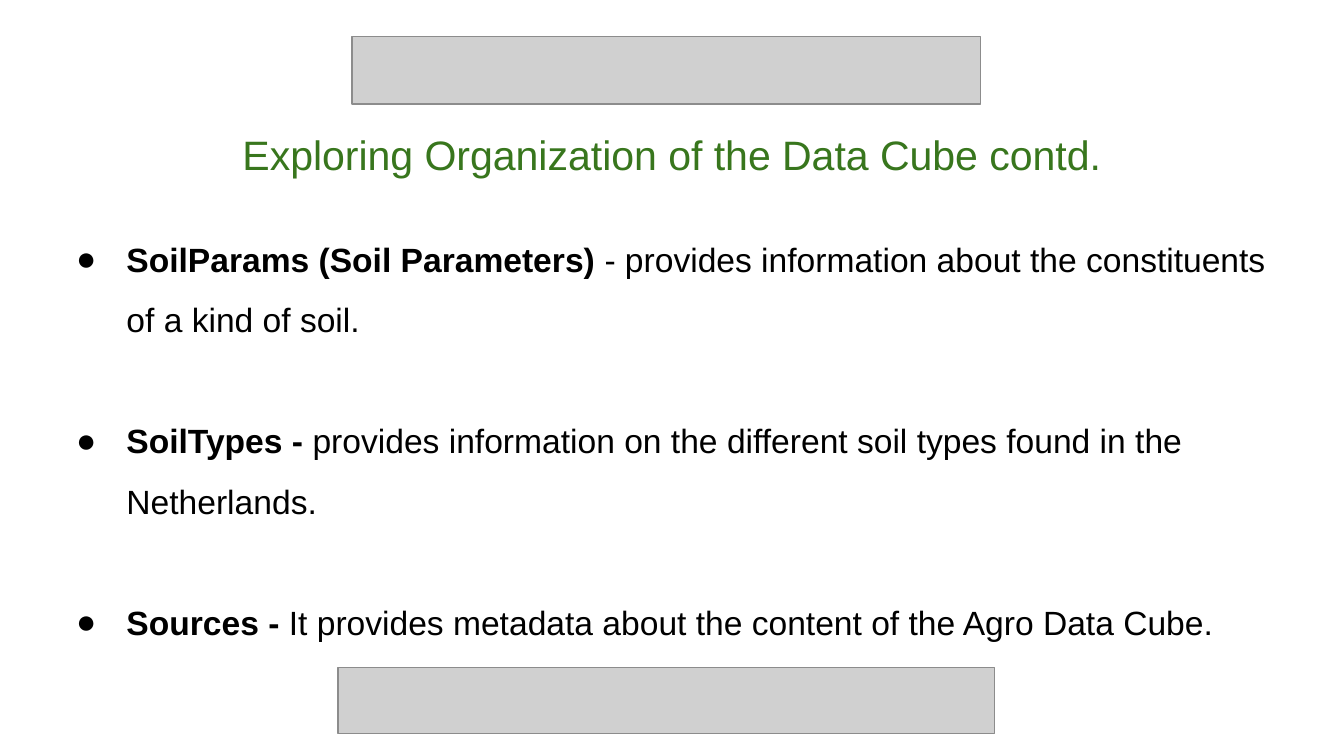
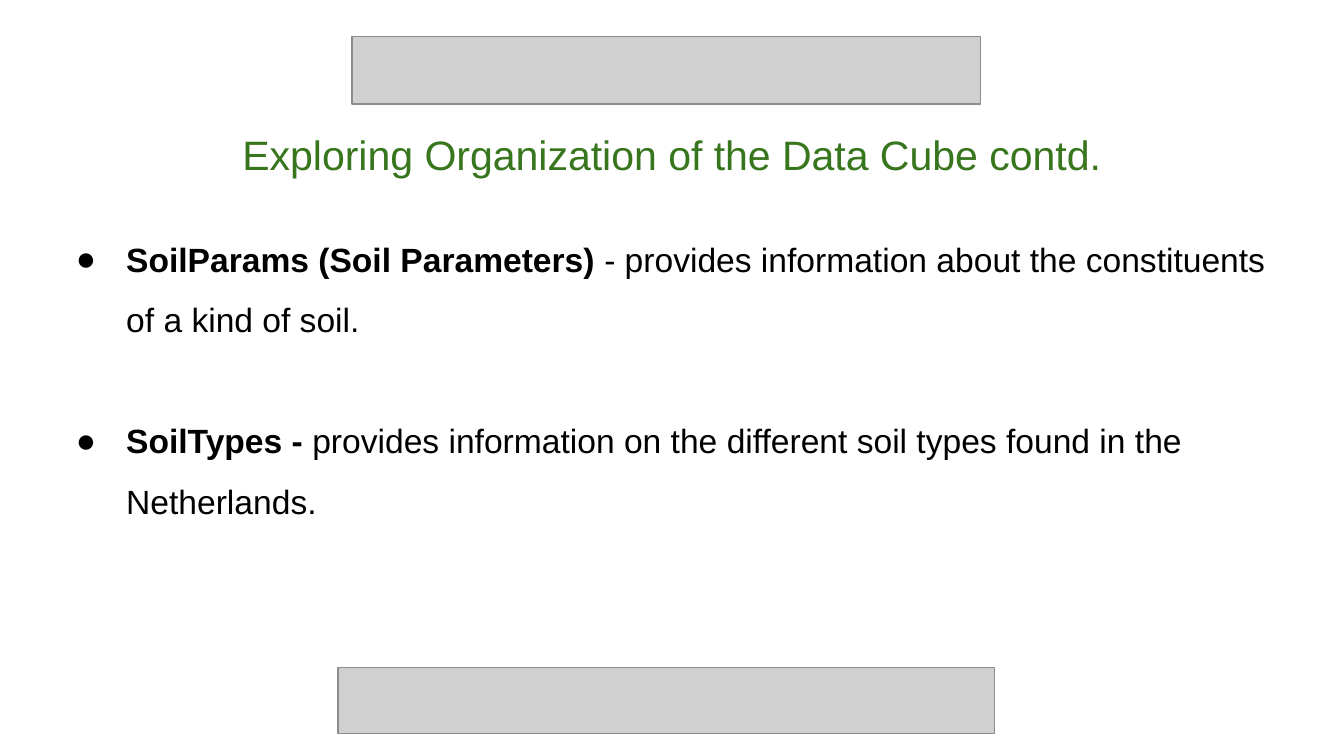
Before and after one commit to Desae/CFO-Project, a slide deck: slide 8 of CFO - Standard Reporting Powerpoint.pptx. Drawn at 1344x756 pixels with LibreOffice and Linux fonts; fonts in the diff are those of the drawing; grey boxes stand for pictures. Boxes give left, top, right and bottom in pixels: in the first picture for what was removed or moved away, otherwise in the second. Text is boxed around its words. In the diff, an @@ line names an element or a change of style, - is before the commit and + after.

```diff
--- a/CFO - Standard Reporting Powerpoint.pptx
+++ b/CFO - Standard Reporting Powerpoint.pptx
@@ text at [126,610,1213,641]: paragraph removed @@
-● Sources - It provides metadata about the content of the Agro Data Cube.
```
Also in this commit, not shown: 6 other slides changed, 2 slides added, 9 other files.
